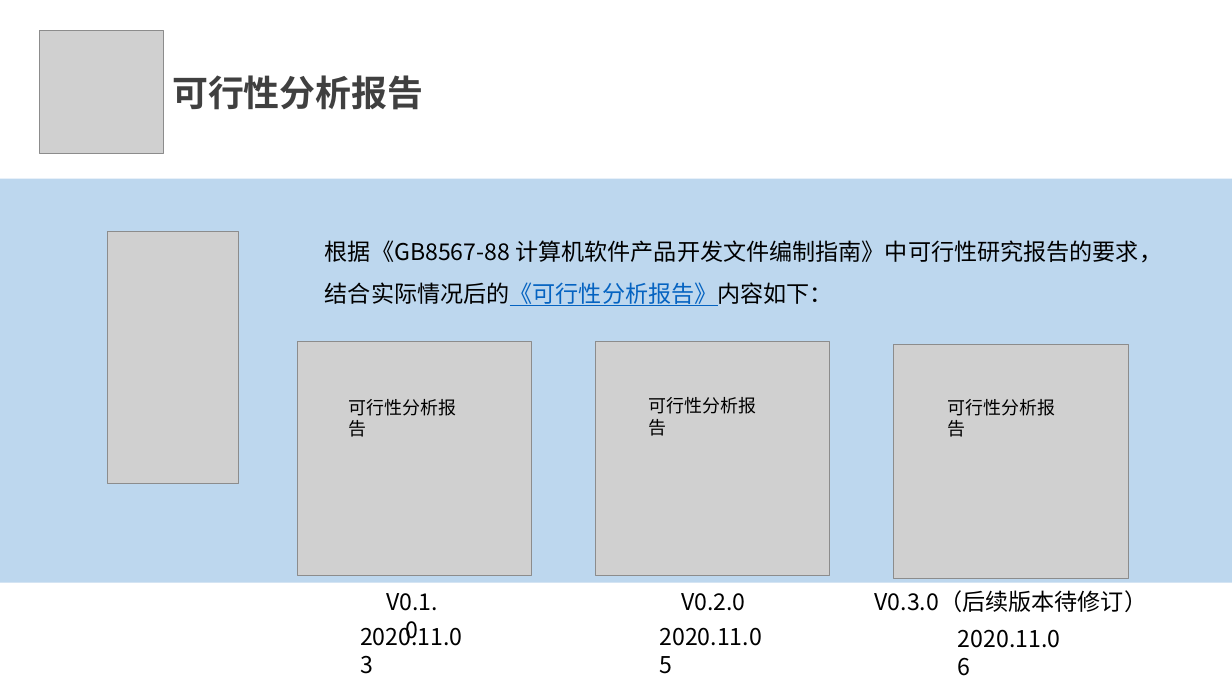
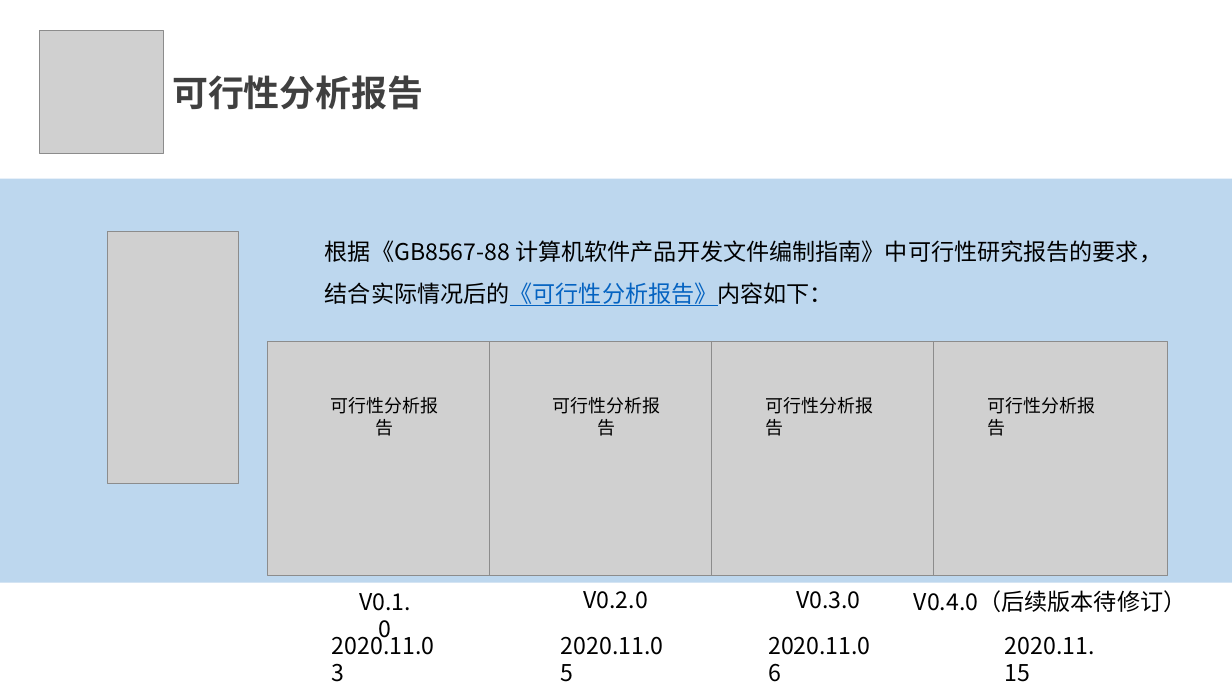
Before and after one commit to SE2020-G7/footprint, a slide deck: slide 7 of 评审PPT/需求分析/项目需求设计-G07.pptx (slide 6 before the commit). Drawn at 1232x693 pixels with LibreOffice and Linux fonts; fonts in the diff are those of the drawing; grey boxes stand for pictures. Boxes give left, top, right and bottom in pixels: in the first picture for what was removed or moved away, otherwise in the second. Text is boxed around its words. In the diff, an @@ line names an element or a change of style, - is before the commit and + after.

Commit message:
0.2.1

```diff
--- a/评审PPT/需求分析/项目需求设计-G07.pptx
+++ b/评审PPT/需求分析/项目需求设计-G07.pptx
@@ picture moved from (x1=298, y1=341, x2=532, y2=576) to (x1=268, y1=341, x2=503, y2=576) @@
@@ picture moved from (x1=595, y1=341, x2=830, y2=576) to (x1=490, y1=341, x2=725, y2=576) @@
@@ picture added at (x1=712, y1=341, x2=946, y2=576) @@
@@ picture moved from (x1=894, y1=345, x2=1128, y2=579) to (x1=933, y1=341, x2=1168, y2=576) @@
@@ text "可行性分析报告" moved from (x1=349, y1=399, x2=457, y2=437) to (x1=331, y1=397, x2=439, y2=436) @@
@@ text "可行性分析报告" at (x1=331, y1=397, x2=439, y2=436): alignment left to centre @@
@@ text "可行性分析报告" at (x1=553, y1=397, x2=661, y2=436): alignment left to centre @@
@@ text "可行性分析报告" moved from (x1=649, y1=397, x2=757, y2=436) to (x1=553, y1=397, x2=661, y2=436) @@
@@ text added at (x1=766, y1=397, x2=874, y2=436), 14 pt, text #000000 @@
+可行性分析报告
@@ text "可行性分析报告" moved from (x1=948, y1=399, x2=1056, y2=437) to (x1=987, y1=397, x2=1095, y2=436) @@
@@ text "V0.1.0" moved from (x1=386, y1=593, x2=438, y2=644) to (x1=359, y1=593, x2=411, y2=643) @@
@@ text "V0.2.0" moved from (x1=681, y1=593, x2=746, y2=611) to (x1=583, y1=591, x2=648, y2=609) @@
@@ text added at (x1=796, y1=591, x2=861, y2=609), 18 pt, text #000000 @@
+V0.3.0
@@ text at (x1=914, y1=590, x2=1186, y2=612): text changed @@
-V0.3.0（后续版本待修订）
+V0.4.0（后续版本待修订）
@@ text "2020.11.03" moved from (x1=360, y1=622, x2=462, y2=646) to (x1=332, y1=630, x2=434, y2=655) @@
@@ text "2020.11.05" moved from (x1=660, y1=627, x2=762, y2=646) to (x1=561, y1=636, x2=663, y2=655) @@
@@ text "2020.11.06" moved from (x1=958, y1=629, x2=1060, y2=648) to (x1=768, y1=636, x2=870, y2=655) @@
@@ text added at (x1=1005, y1=636, x2=1095, y2=682), 18 pt, text #000000 @@
+2020.11.15
```
Also in this commit, not shown: 19 other slides changed, 2 slides added, 2 slides removed.
